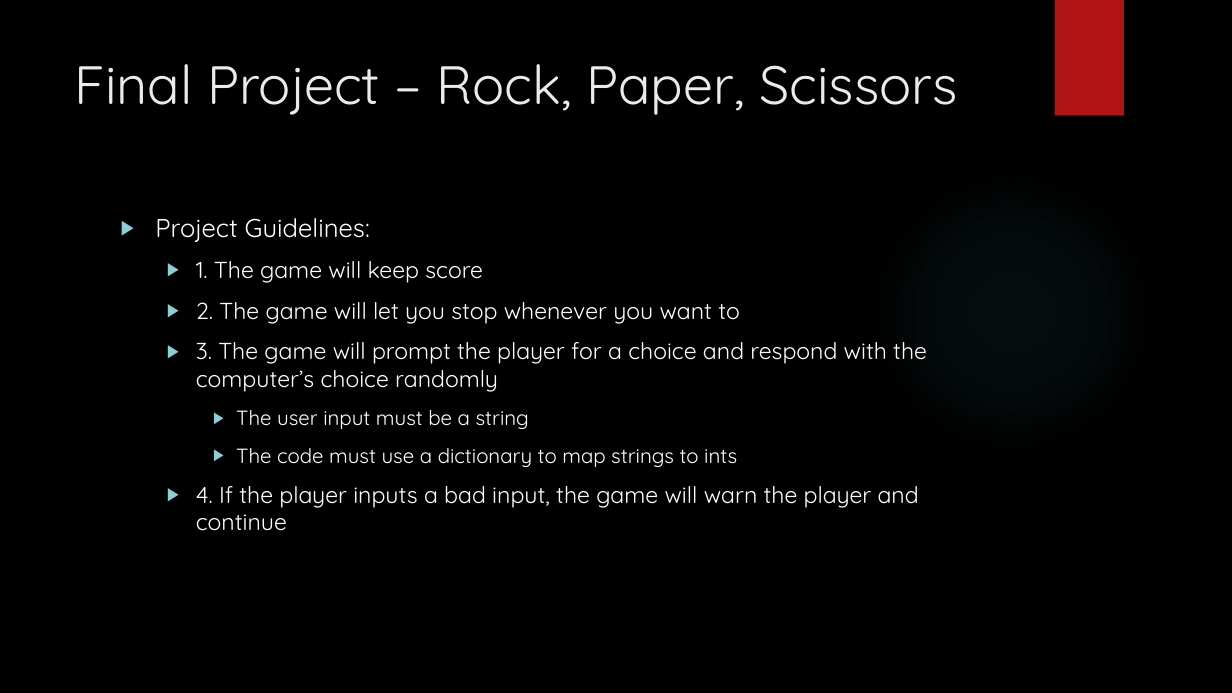
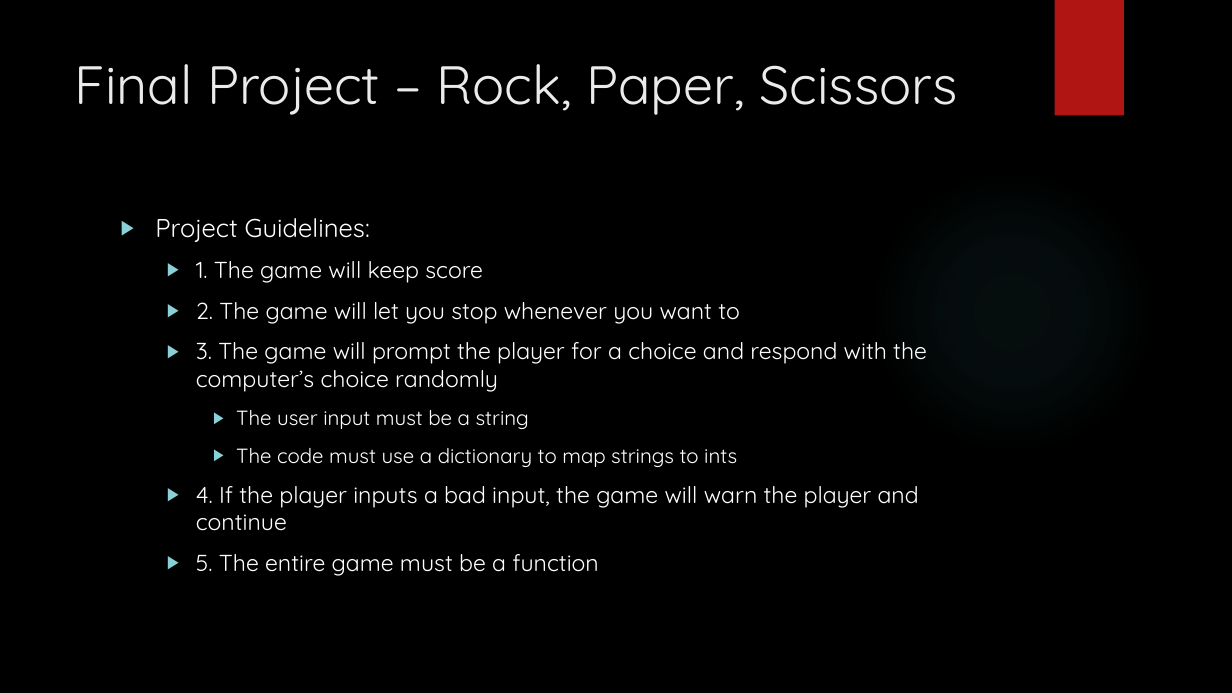
Before and after one commit to siddbose97/pythonWorkshop, a slide deck: slide 68 of pythonpresentation.pptx (slide 67 before the commit). Drawn at 1232x693 pixels with LibreOffice and Linux fonts; fonts in the diff are those of the drawing; background and template pictures are left out. Boxes give left, top, right and bottom in pixels: in the first picture for what was removed or moved away, otherwise in the second. Text is boxed around its words. In the diff, an @@ line names an element or a change of style, - is before the commit and + after.

Commit message:
changes made in the presentations

```diff
--- a/pythonpresentation.pptx
+++ b/pythonpresentation.pptx
@@ text at [196,554,598,576]: paragraph added @@
+  ▶ 5. The entire game must be a function
```
Also in this commit, not shown: 1 slide added, 1 other file.
